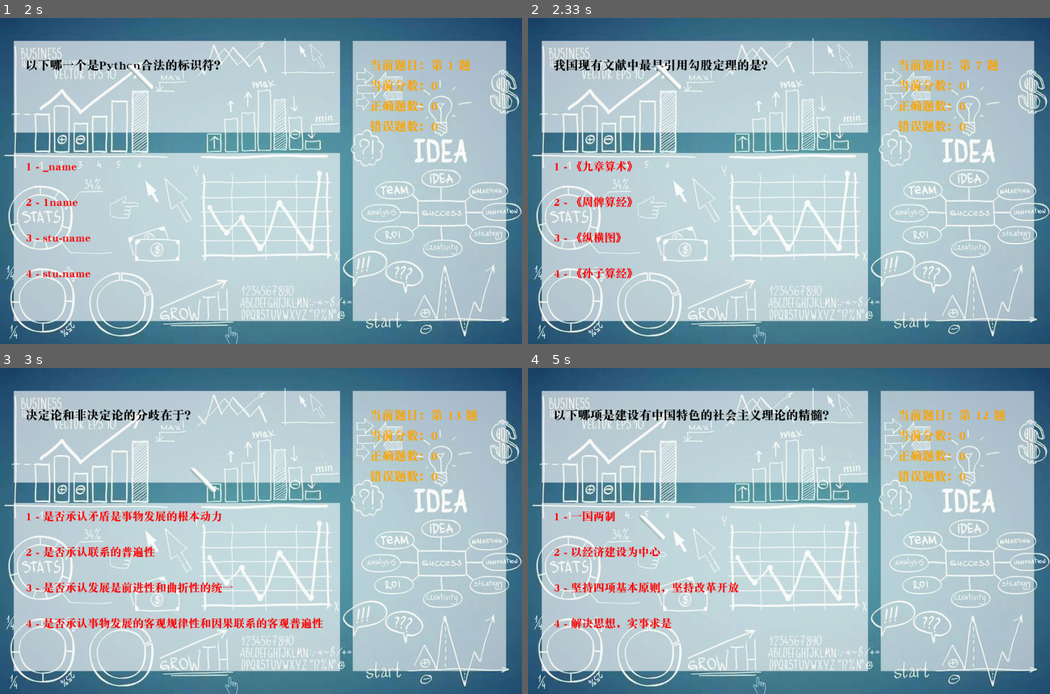
Above: before the commit, frames 1-4 (two rows, left to right).
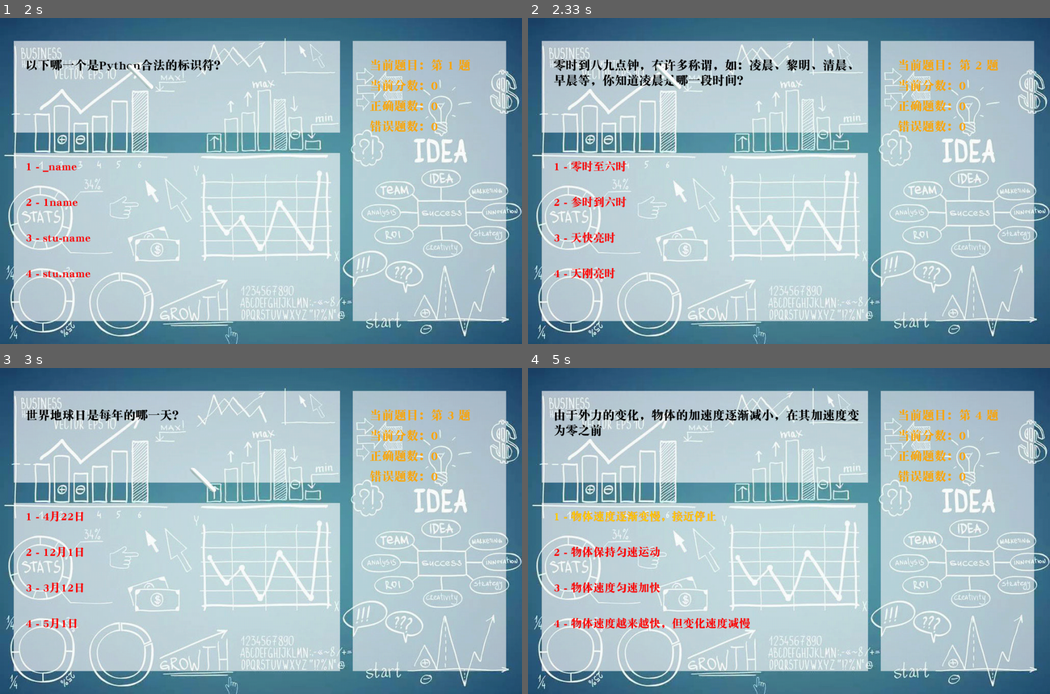
Above: after the commit, the same moments.

Repository: seancheng33/somethink_for_myself
Game: pygame game, started from game/答题游戏/answer.py
Two runs of this game, one before a commit and one after it. Both use one fixed random seed, a clock stepped at 60 frames per second and the inputs below.
Inputs (mouse positions are in pixels of both pictures, inside the frame that each line leads up to):
- Up to frame 1 (2 s): click "开 始 游 戏" at 0.38 s; click (135, 184) at 0.72 s; click (339, 66) at 1.05 s; click (125, 60) at 1.38 s
- Up to frame 2 (2.33 s): tap Enter at 2.17 s
- Up to frame 3 (3 s): tap Enter at 2.5 s; click (187, 462) at 2.88 s
- Up to frame 4 (5 s): click (971, 615) at 3.22 s; tap Enter at 3.5 s; click (898, 472) at 3.88 s; click (909, 449) at 4.22 s; click (809, 517) at 4.55 s; click (637, 511) at 4.88 s

Frame 1 is identical in both runs. In frame 2, 2.8% of the frame differs, in the area x 4-87%, y 12-81%; in frame 3, 3.7%; in frame 4, 4.0%, in the area x 5-92%, y 12-81%.

Commit message:
修改最后统计的显示。

Diff:
--- a/game/答题游戏/answer.py
+++ b/game/答题游戏/answer.py
@@ -225,7 +225,8 @@
     score_rect.top = 100
     score_rect.centerx = SUBFACE.get_rect().centerx
 
-    right_img = globalFont.render('准确率： ' + str(right_score / (right_score + wrong_score)) + ' %', True, color_dict['orange'])
+    total_right_percent = right_score / (right_score + wrong_score)
+    right_img = globalFont.render('准确率： ' + str(float('%.2f' % total_right_percent)) + ' %', True, color_dict['orange'])
     right_rect = right_img.get_rect()
     right_rect.top = 150
     right_rect.centerx = SUBFACE.get_rect().centerx
@@ -294,7 +295,18 @@
         q_list['correct'] = correct
         game_level.append(q_list)
 
-    return game_level
+
+    # 生产随机指定数量的题集
+    tmp_level = set()
+    while len(tmp_level) < 10:
+        randNum = random.randint(0, len(game_level)-1)
+        tmp_level.add(randNum)
+
+    new_question = []
+    for i in tmp_level:
+        new_question.append(game_level[i])
+
+    return new_question
 
 
 def main():
@@ -326,7 +338,7 @@
     answerFont = pygame.font.Font('font/huakan.ttf', 22)
     helpFont = pygame.font.Font('font/huakan.ttf', 24)
     result = game_title()
-    corrent = random.randint(0, len(game_level) - 1)
+    corrent = 0
     score = 0
     right_score = 0
     wrong_score = 0
@@ -340,11 +352,10 @@
         elif 'about' in result:
             pass
         elif result in ('next', 'yes', 'no'):
-            # if corrent == len(game_level) - 1:
-            #     corrent = 0
-            # else:
-            #     corrent += 1
-            corrent = random.randint(0, len(game_level) - 1)
+            if corrent == len(game_level) - 1:
+                result = end_game(score, right_score, wrong_score)
+            else:
+                corrent += 1
 
             if result in 'yes':
                 score += 100
@@ -352,9 +363,6 @@
             elif result in 'no':
                 wrong_score += 1
 
-            if (right_score + wrong_score) == 2:  # 如果对和错的题达到指定的数量，答题结束，统计数据。
-                result = end_game(score, right_score, wrong_score)
-
             result = load_game(corrent, score, right_score, wrong_score)
         else:
             pass
